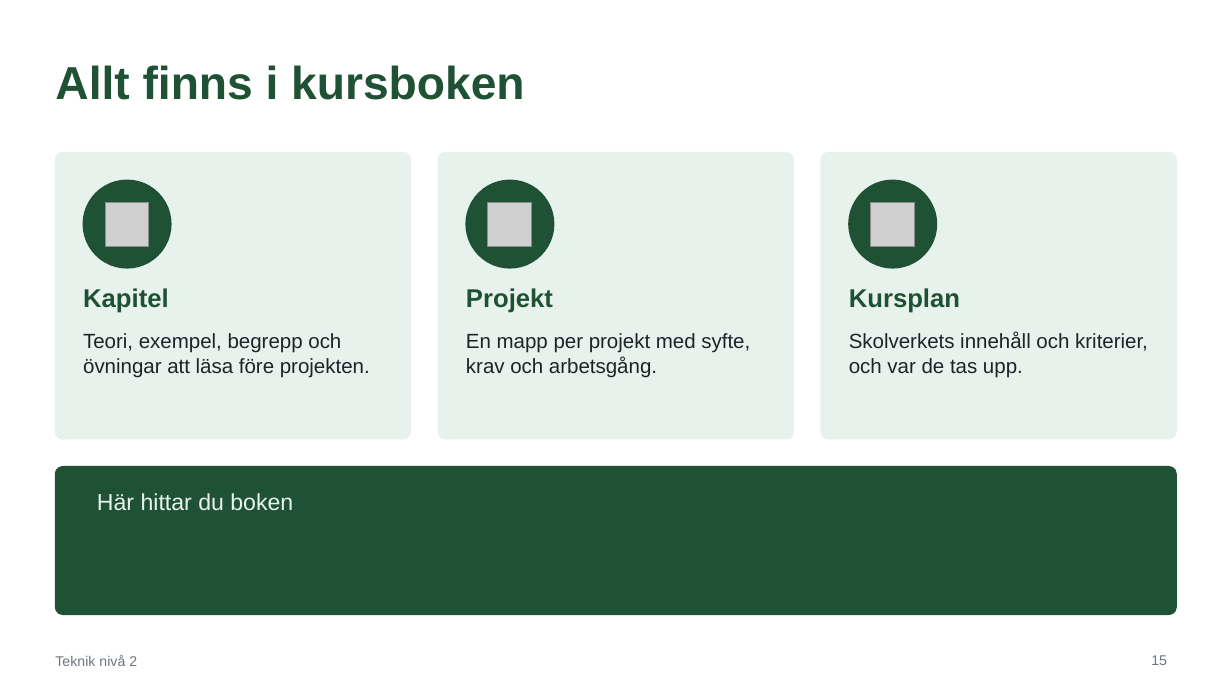
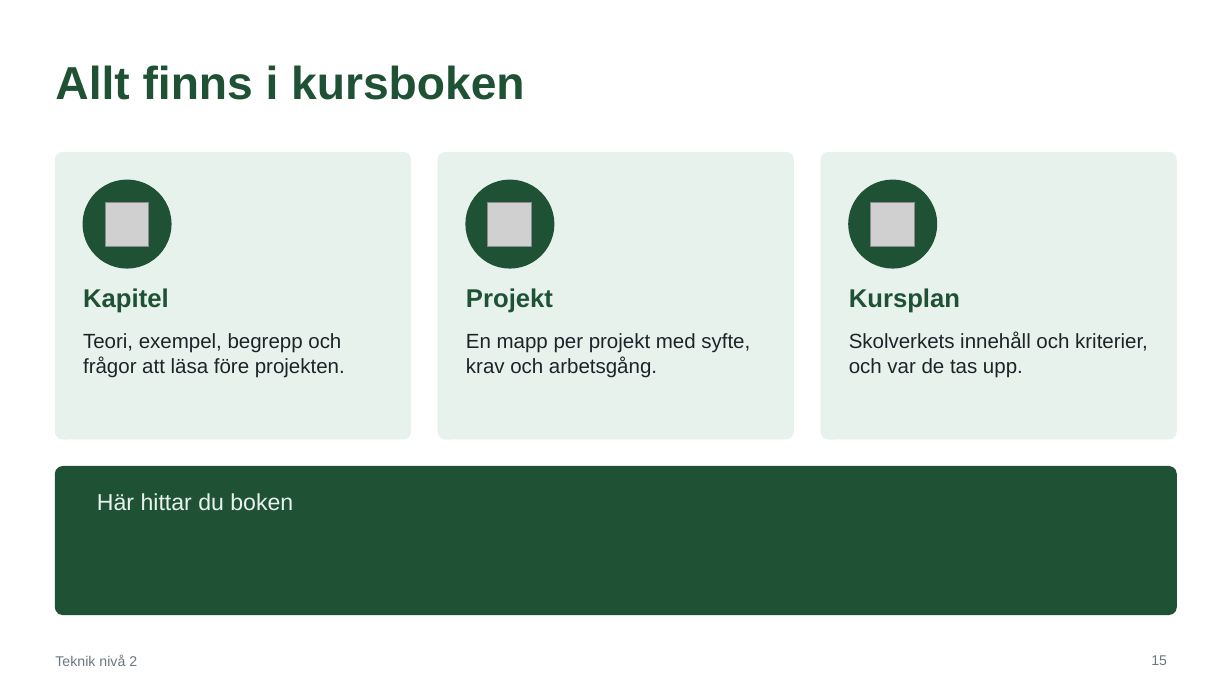
Before and after one commit to abbindustrigymnasium/teknik2, a slide deck: slide 15 of Teknik 2 - Kurspresentation.pptx. Drawn at 1232x693 pixels with LibreOffice and Linux fonts; fonts in the diff are those of the drawing; grey boxes stand for pictures. Boxes give left, top, right and bottom in pixels: in the first picture for what was removed or moved away, otherwise in the second. Text is boxed around its words. In the diff, an @@ line names an element or a change of style, - is before the commit and + after.

```diff
--- a/Teknik 2 - Kurspresentation.pptx
+++ b/Teknik 2 - Kurspresentation.pptx
@@ text at <box>83,333,345,378</box>: text changed @@
-Teori, exempel, begrepp och övningar att läsa före projekten.
+Teori, exempel, begrepp och frågor att läsa före projekten.
```
Also in this commit, not shown: 1 other slide changed, 13 other files.
